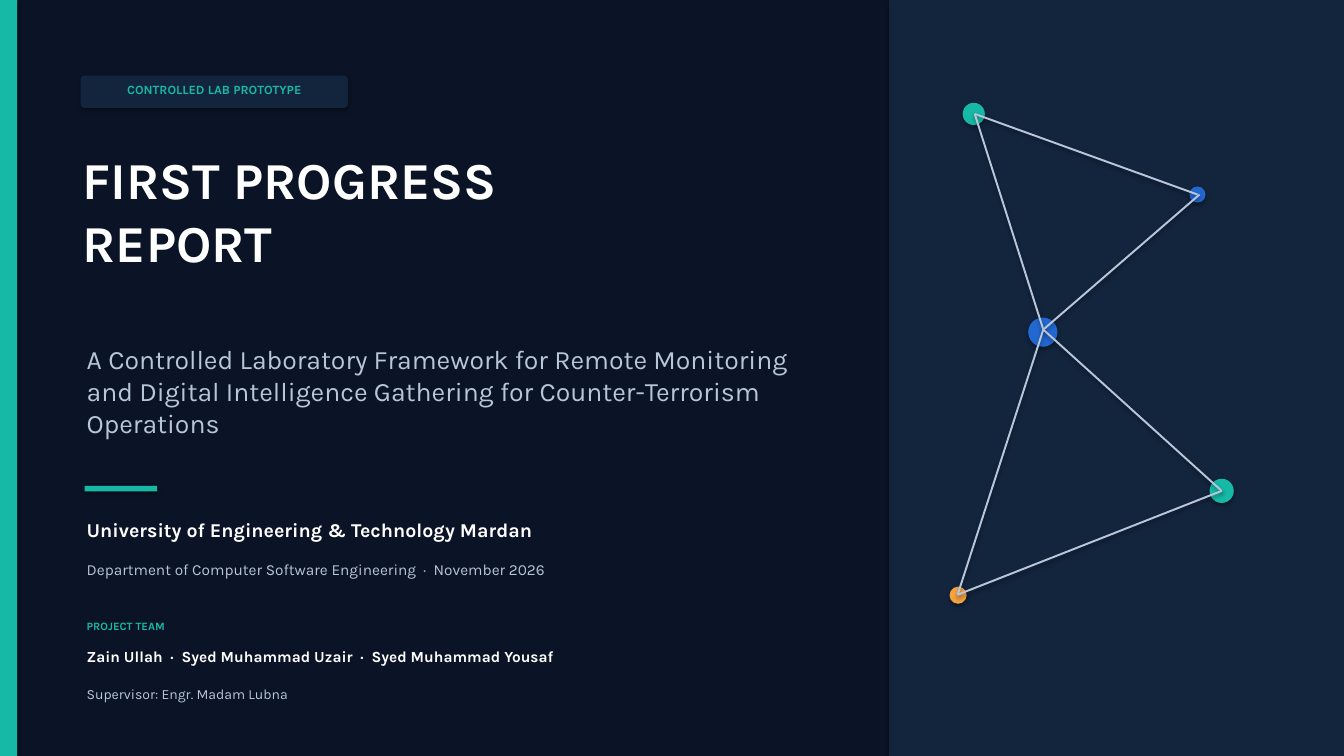
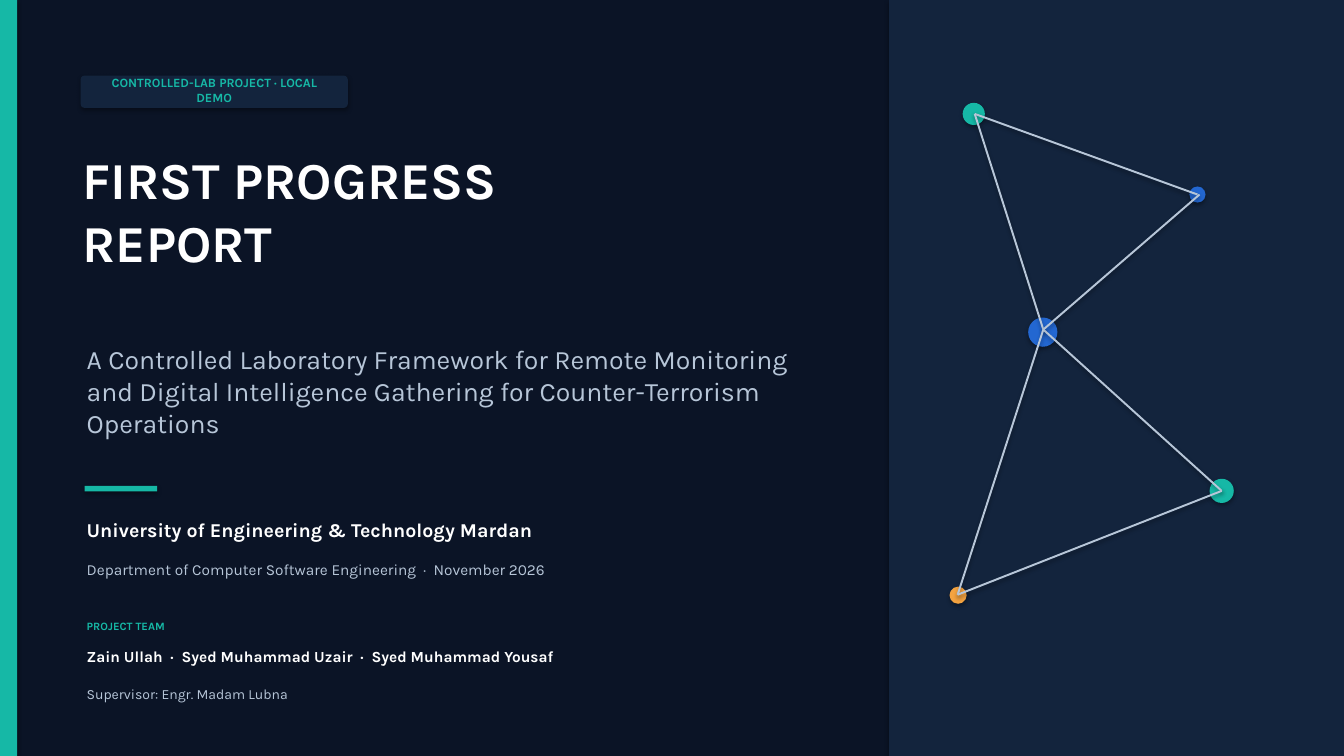
Before and after one commit to Zainullahwardag/Chatbot, a slide deck: slide 1 of deliverables/FYP_First_Progress_Report.pptx. Drawn at 1344x756 pixels with LibreOffice and Linux fonts; fonts in the diff are those of the drawing. Boxes give left, top, right and bottom in pixels: in the first picture for what was removed or moved away, otherwise in the second. Text is boxed around its words. In the diff, an @@ line names an element or a change of style, - is before the commit and + after.

```diff
--- a/deliverables/FYP_First_Progress_Report.pptx
+++ b/deliverables/FYP_First_Progress_Report.pptx
@@ text at (x1=112, y1=78, x2=317, y2=102): text changed @@
-CONTROLLED LAB PROTOTYPE
+CONTROLLED-LAB PROJECT · LOCAL DEMO
```
Also in this commit, not shown: 6 other slides changed.
